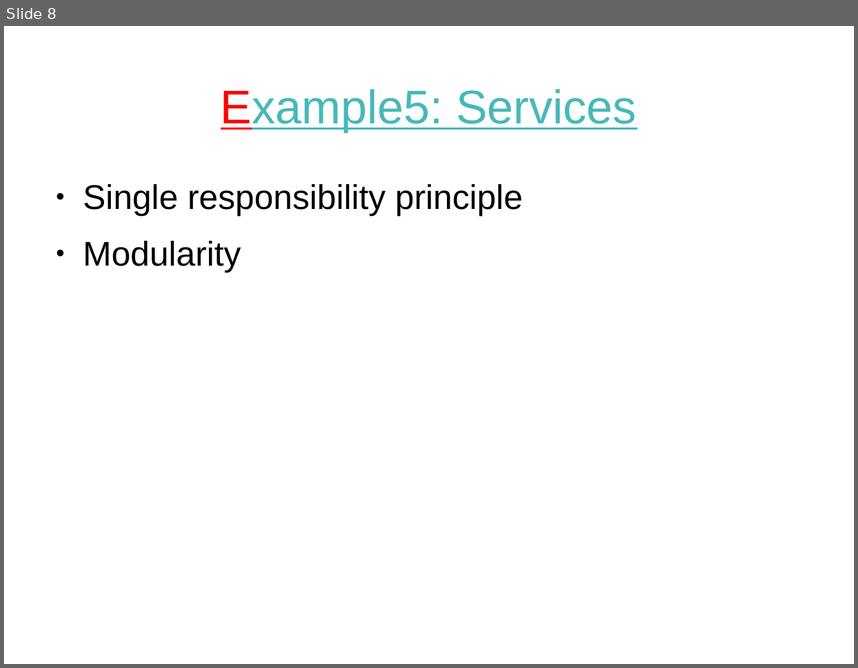
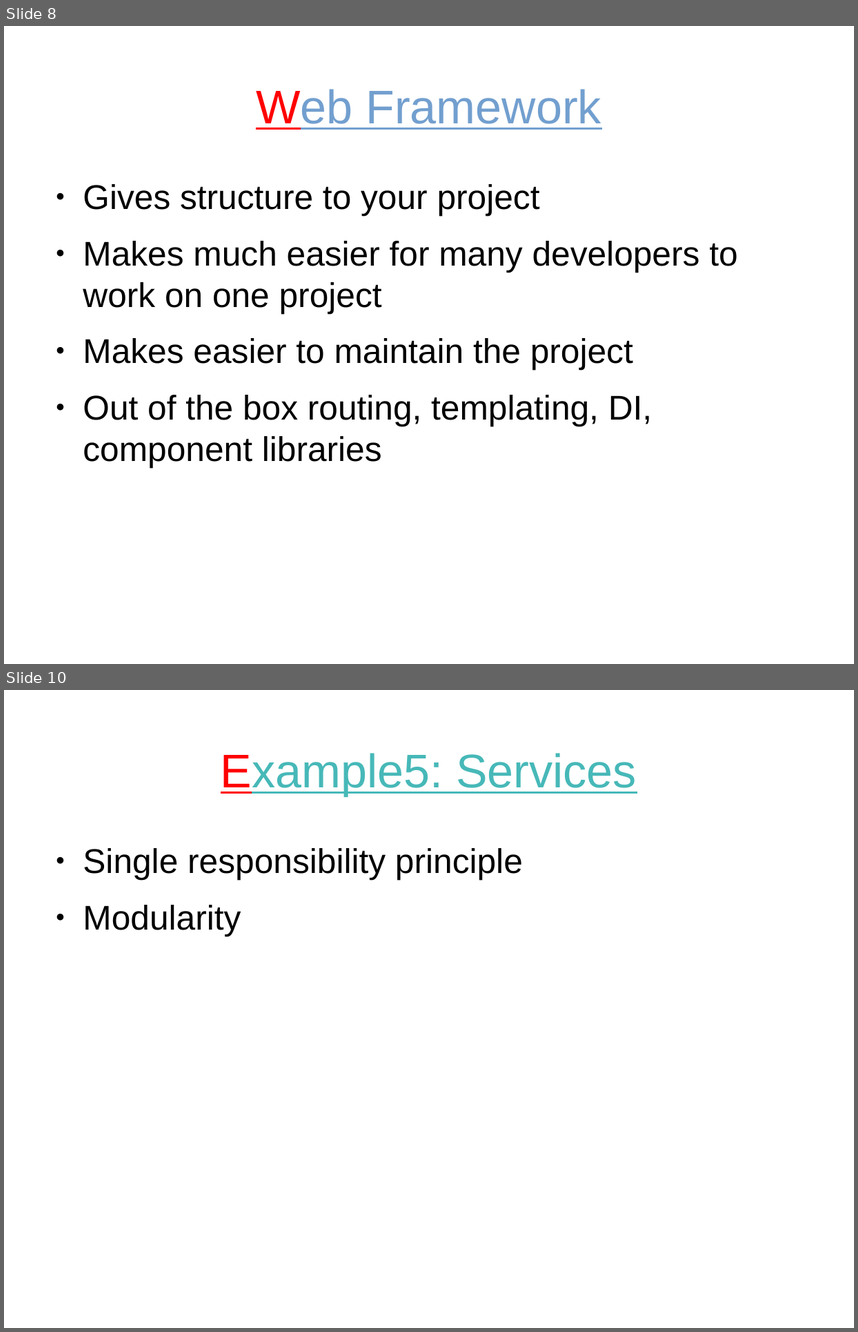
Before and after one commit to tautvilas/frameworks-lecture, a slide deck: doc/presentation.odp. Shown one above the other, each under a label of ours: slide 8 before the commit, slides 8 and 10 after it; the slides between them are not shown. The pictures are 858x668 and 858x1332 pixels, drawn with LibreOffice and Linux fonts; fonts in the diff are those of the drawing. Boxes give left, top, right and bottom in pixels: in the first picture for what was removed or moved away, otherwise in the second. Text is boxed around its words. In the diff, an @@ line names an element or a change of style, - is before the commit and + after.

```diff
--- a/doc/presentation.odp
+++ b/doc/presentation.odp
@@ slide 8 added at [4,26,854,664], background #FFFFFF @@
@@ title added at [256,89,602,129], 44 pt, text #729FCF, underline @@
+Web Framework
@@ text added at [83,184,737,467], 32 pt, text #000000 @@
+● Gives structure to your project
+● Makes much easier for many developers to work on one project
+● Makes easier to maintain the project
+● Out of the box routing, templating, DI, component libraries
@@ what was slide 8 is now slide 10 @@
```
Also in this commit, not shown: 2 slides changed, 1 other slide added, 2 other files.
